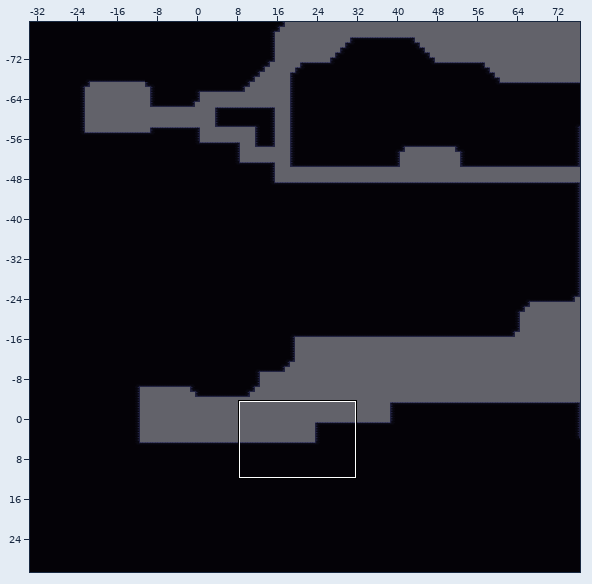
An edit to a level. Tiled map, UnityProject/CaseFileDream/Assets/CaseFileDream/TileSets/Tiled/TutorialLevel/TutorialAreaTileMap.tmx. Above: a wide view before the commit, with the close-up outlined.
Close-up. Before the commit:
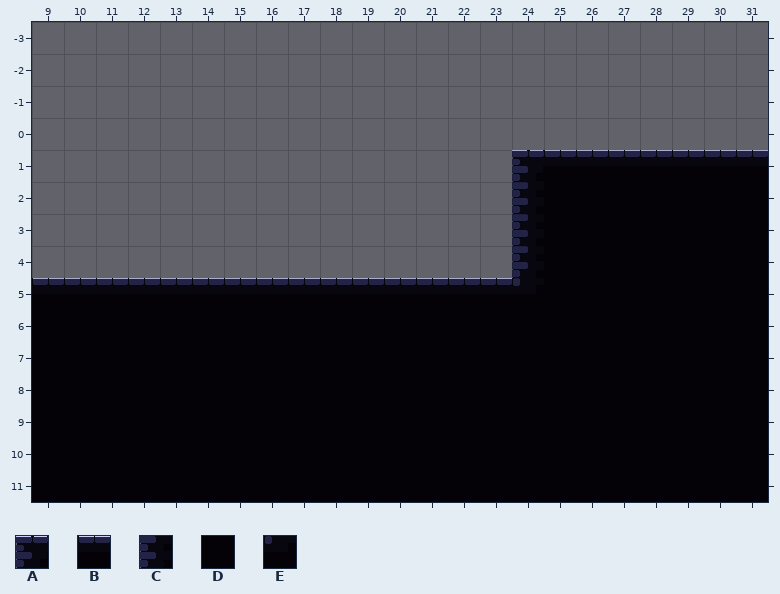
Cells are 32x32 px. Shown: x 9..31, y -3..11. The commit also changed other parts of the map, which this record leaves out. Layer "DarkBrickTerrainVer2" is drawn -32,0 px off the grid.
Key: from "DarkBrickTerrain": A 0, B 1, C 8, D 9, E 13.
_ is an empty cell.
Layers that did not change in this view are not listed.
Layer "DarkBrickTerrainVer2" before, first column x 9:
-3 _______________________
-2 _______________________
-1 _______________________
 0 _______________________
 1 ________________ABBBBBB
 2 ________________CDDDDDD
 3 ________________CDDDDDD
 4 ________________CDDDDDD
 5 BBBBBBBBBBBBBBBBEDDDDDD
 6 DDDDDDDDDDDDDDDDDDDDDDD
 7 DDDDDDDDDDDDDDDDDDDDDDD
 8 DDDDDDDDDDDDDDDDDDDDDDD
 9 DDDDDDDDDDDDDDDDDDDDDDD
10 DDDDDDDDDDDDDDDDDDDDDDD
11 DDDDDDDDDDDDDDDDDDDDDDD
And afterwards:
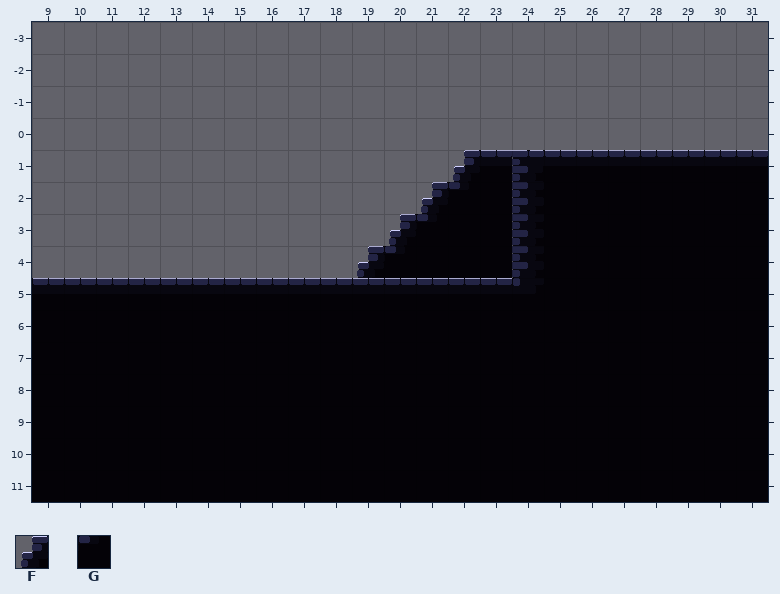
Further tiles: from "DarkBrickTerrain": F 37, G 45.
The edit:
{"where": "layer \"DarkBrickTerrainVer2\""}
{"y":1,"x":23,"old":"__","new":"FB"}
{"y":2,"x":22,"old":"___","new":"FGD"}
{"y":3,"x":21,"old":"____","new":"FGDD"}
{"y":4,"x":20,"old":"_____","new":"FGDDD"}
{"label":"added","picture_box":[357,150,512,278]}
